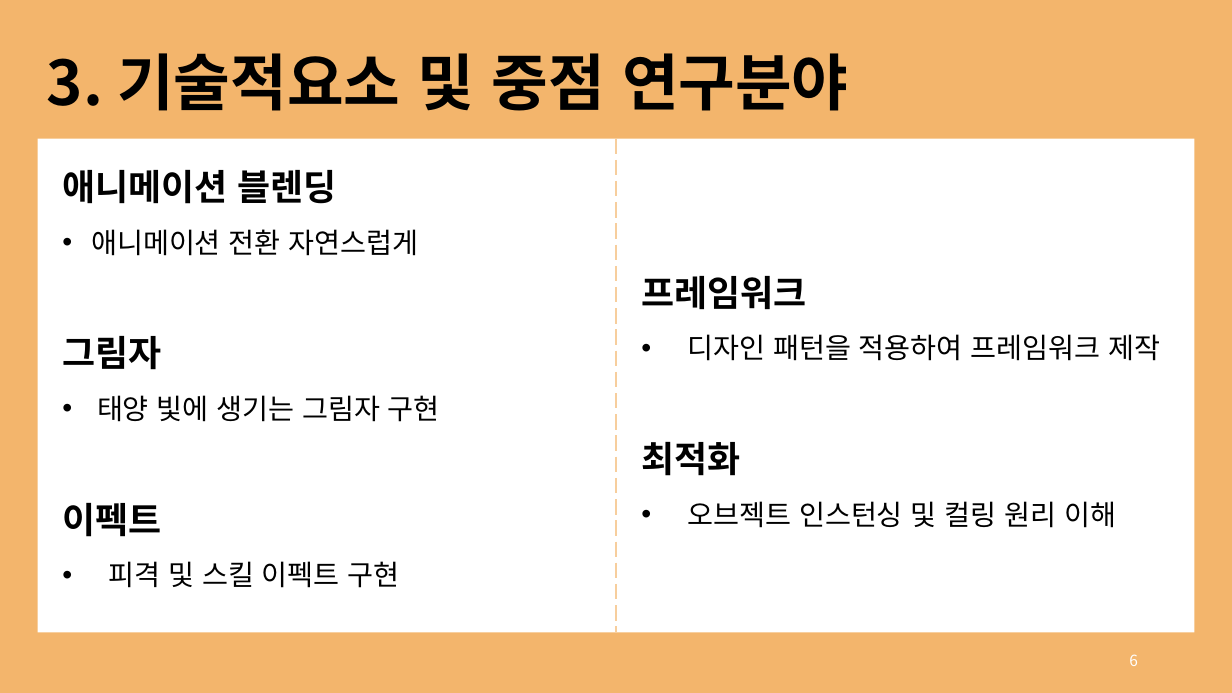
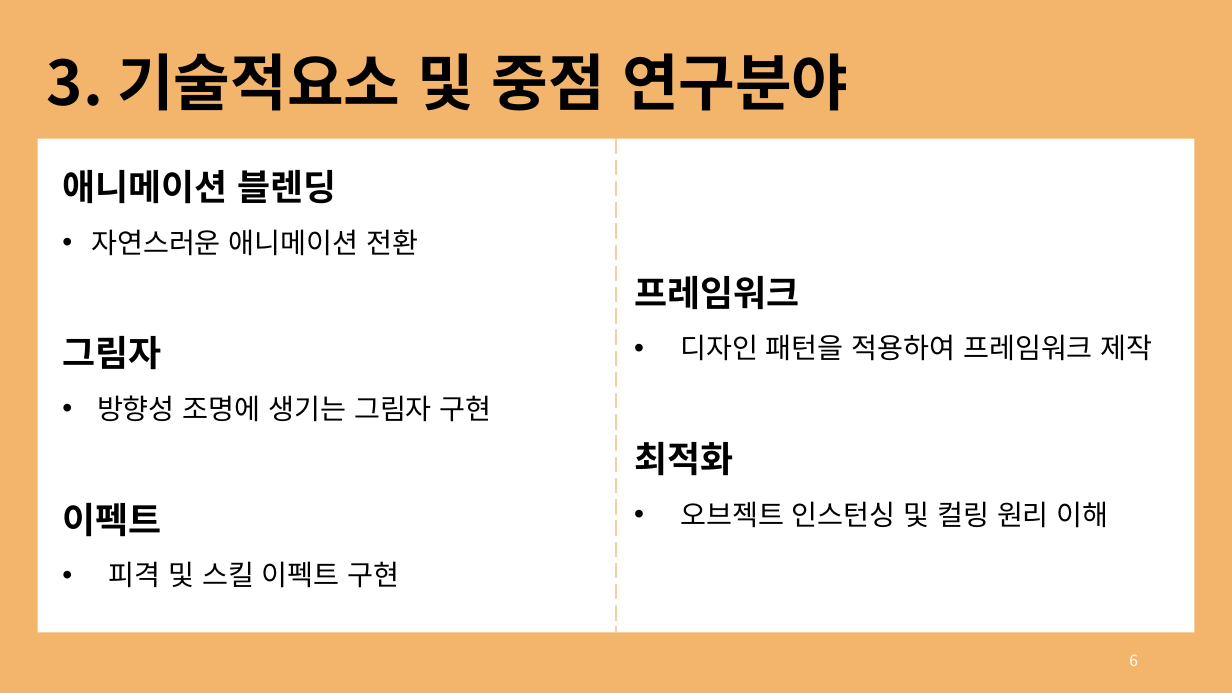
Before and after one commit to rg7155/2022_GraduationProject, a slide deck: slide 6 of 발표자료/2. 중간발표/의뢰인_윤성주, 최경훈.pptx. Drawn at 1232x693 pixels with LibreOffice and Linux fonts; fonts in the diff are those of the drawing. Boxes give left, top, right and bottom in pixels: in the first picture for what was removed or moved away, otherwise in the second. Text is boxed around its words. In the diff, an @@ line names an element or a change of style, - is before the commit and + after.

```diff
--- a/발표자료/2. 중간발표/의뢰인_윤성주, 최경훈.pptx
+++ b/발표자료/2. 중간발표/의뢰인_윤성주, 최경훈.pptx
@@ text at [91, 229, 418, 256]: text changed @@
-• 애니메이션 전환 자연스럽게
+• 자연스러운 애니메이션 전환
@@ text "프레임워크": place and size @@
-text "프레임워크" at [641, 276, 1160, 528]
+text "프레임워크" at [634, 276, 1153, 528]
@@ text at [97, 395, 492, 422]: text changed @@
-• 태양 빛에 생기는 그림자 구현
+• 방향성 조명에 생기는 그림자 구현
```
Also in this commit, not shown: 8 other slides changed, 3 slides added, 2 other files.
